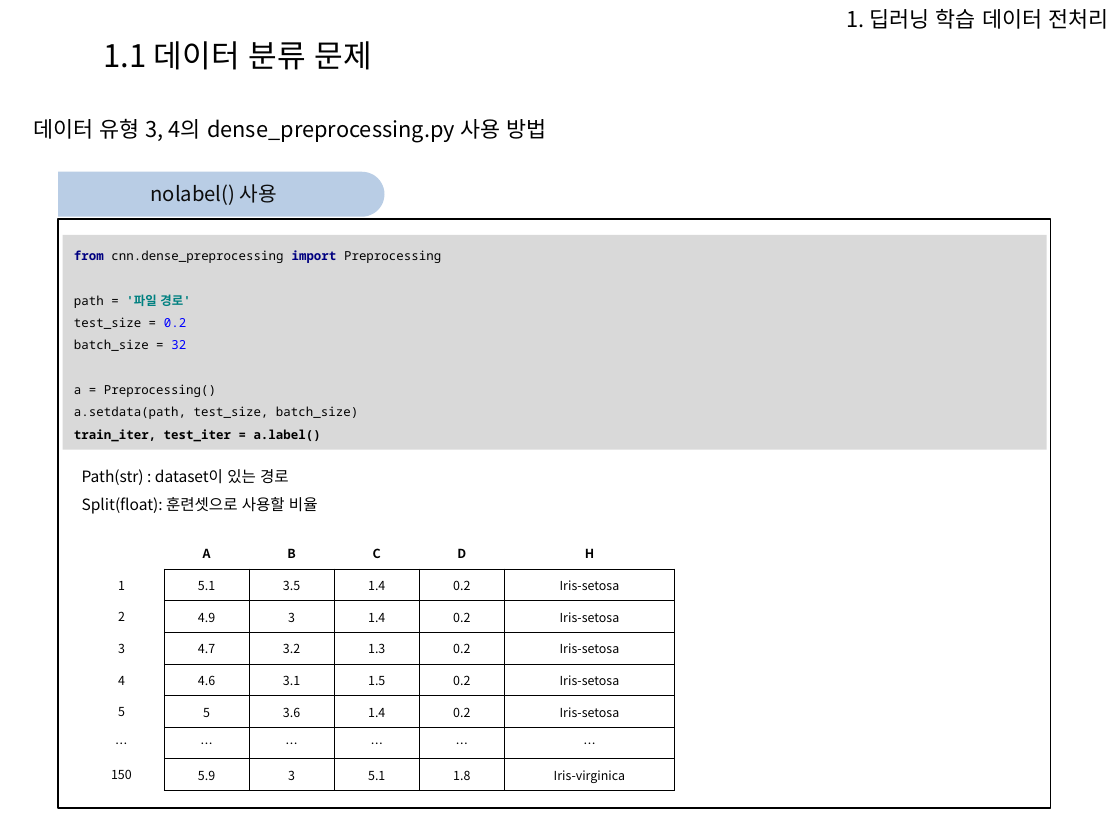
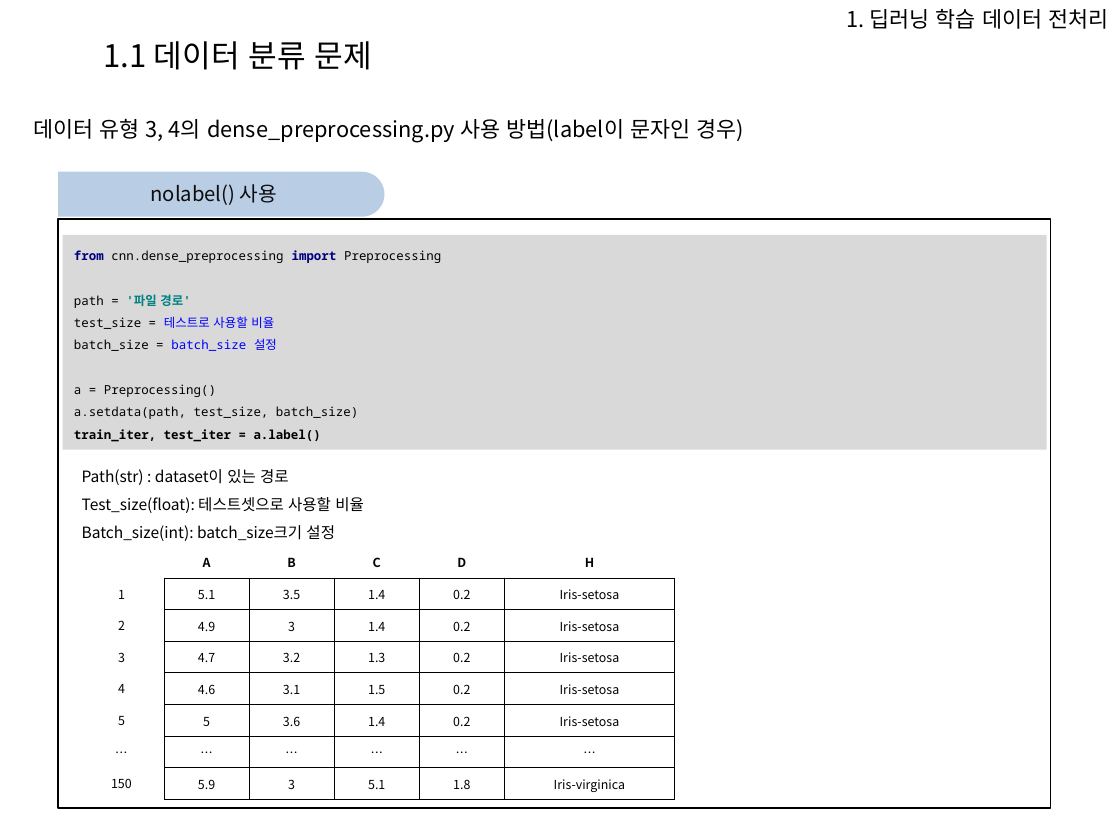
Before and after one commit to Heechul90/Preprocessing, a slide deck: slide 7 of 파이썬 전처리 코드 모듈화 설명.pptx. Drawn at 1120x840 pixels with LibreOffice and Linux fonts; fonts in the diff are those of the drawing; background and template pictures are left out. Boxes give left, top, right and bottom in pixels: in the first picture for what was removed or moved away, otherwise in the second. Text is boxed around its words. In the diff, an @@ line names an element or a change of style, - is before the commit and + after.

Commit message:
preprocessing

```diff
--- a/파이썬 전처리 코드 모듈화 설명.pptx
+++ b/파이썬 전처리 코드 모듈화 설명.pptx
@@ text at [33,118,745,143]: text changed @@
-데이터 유형 3, 4의 dense_preprocessing.py 사용 방법
+데이터 유형 3, 4의 dense_preprocessing.py 사용 방법(label이 문자인 경우)
@@ text in rectangle at [74,250,441,351]: text changed @@
-from cnn.dense_preprocessing import Preprocessing
-path = '파일 경로'
-test_size = 0.2
-batch_size = 32
+from cnn.dense_preprocessing import Preprocessing
+path = '파일 경로'
+test_size = 테스트로 사용할 비율
+batch_size = batch_size 설정
@@ text at [82,497,364,541]: text changed @@
-Split(float): 훈련셋으로 사용할 비율
+Test_size(float): 테스트셋으로 사용할 비율
+Batch_size(int): batch_size크기 설정
@@ table: place and size @@
-table at [78,538,674,791]
+table at [78,547,674,800]
```
Also in this commit, not shown: 6 other slides changed, 4 slides added, 12 other files.
